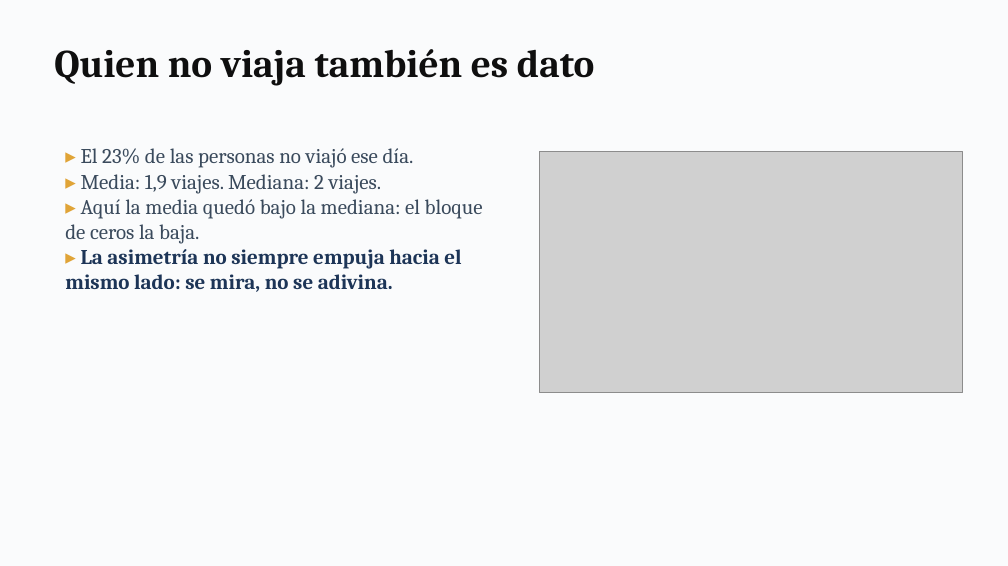
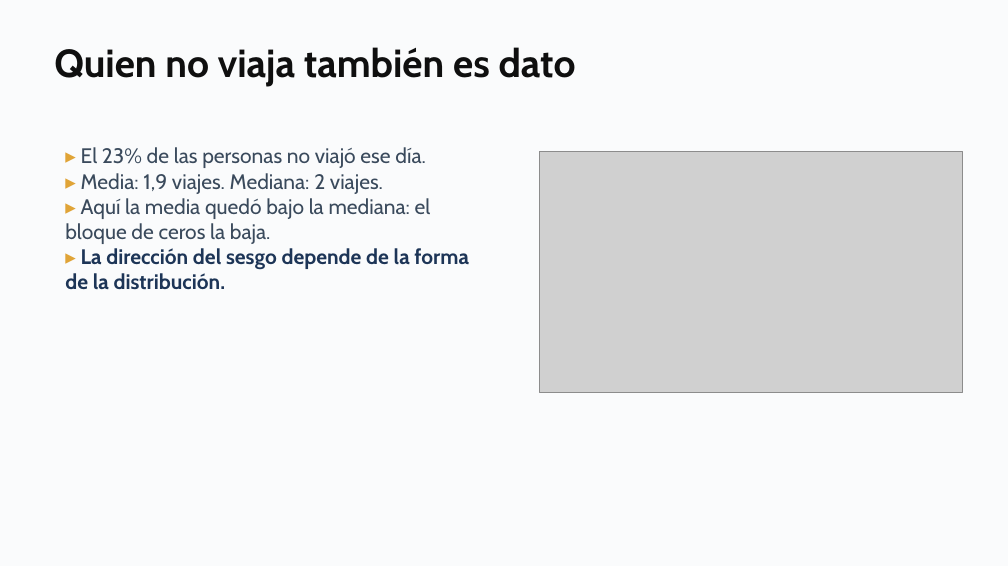
Before and after one commit to daniopitz/cienciadatos, a slide deck: slide 13 of presentaciones/clase02_pandas_eda.pptx. Drawn at 1008x566 pixels with LibreOffice and Linux fonts; fonts in the diff are those of the drawing; grey boxes stand for pictures. Boxes give left, top, right and bottom in pixels: in the first picture for what was removed or moved away, otherwise in the second. Text is boxed around its words. In the diff, an @@ line names an element or a change of style, - is before the commit and + after.

```diff
--- a/presentaciones/clase02_pandas_eda.pptx
+++ b/presentaciones/clase02_pandas_eda.pptx
@@ text "Quien no viaja también es ..." at box(54, 47, 576, 87): font Cambria to Cabin @@
@@ text at box(65, 147, 431, 244): font Cambria to Cabin in "▸ El 23% de las personas no ...", "▸ Media: 1,9 viajes. Mediana: 2 viajes.", "▸ Aquí la media quedó bajo la ..." @@
@@ text at box(65, 248, 469, 290): text changed; font Cambria to Cabin @@
-▸ La asimetría no siempre empuja hacia el mismo lado: se mira, no se adivina.
+▸ La dirección del sesgo depende de la forma de la distribución.
```
Also in this commit, not shown: 22 other slides changed, 3 slides added, 1 slide removed, 3 other files.
